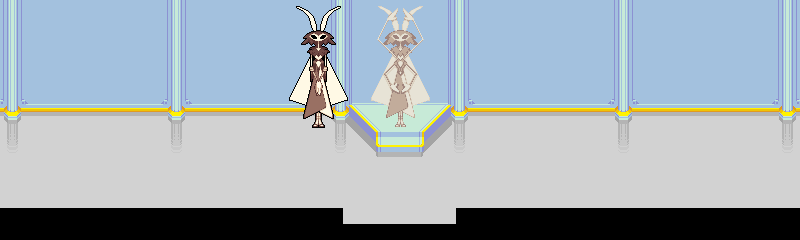
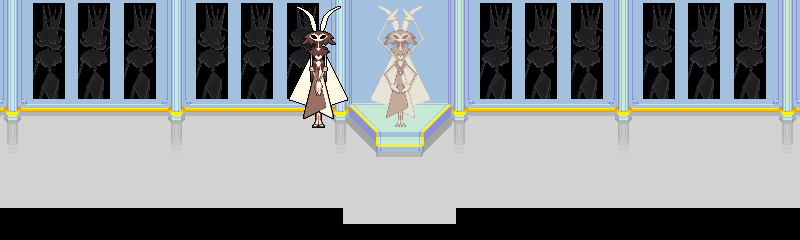
Comparing the layer stacks of the two 800×240 images. Changes:
added layer "Layer5" above "Layer2" over [33, 3, 766, 99]
